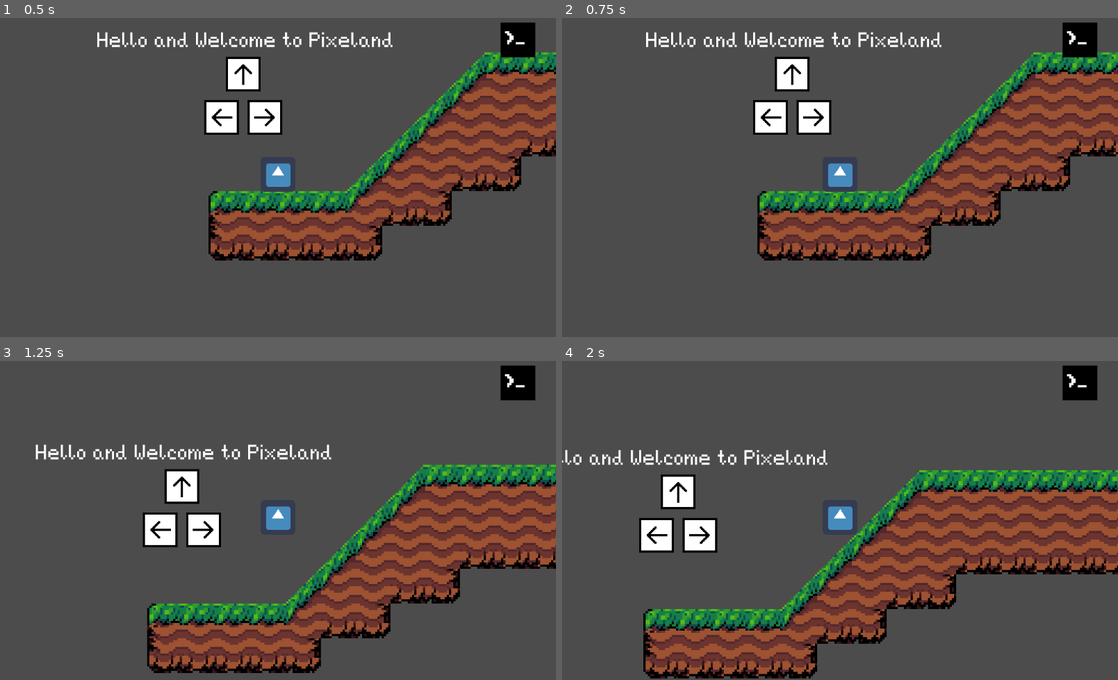
Above: before the commit, frames 1-4 (two rows, left to right).
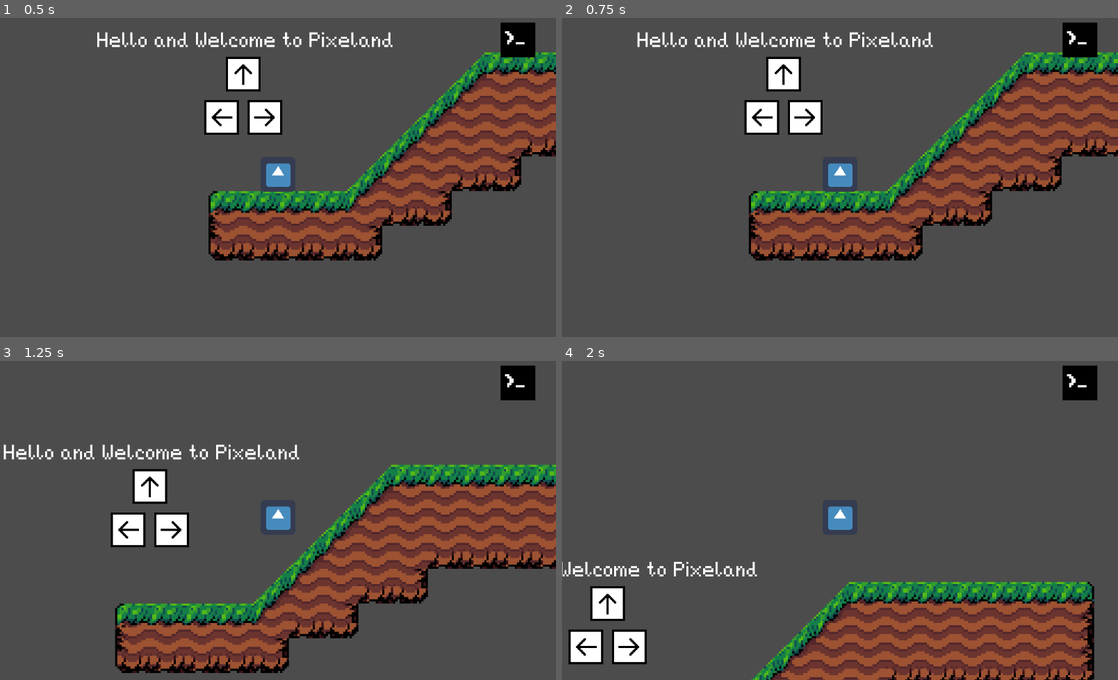
Above: after the commit, the same moments.

Repository: Tri-C-Games/CCC-Jam
Game: Godot game, scene res://World/Tutorial/Tutorial.tscn
The game is run twice, just before and just after one commit, with the same random seed, the same clock (stepped at 60 frames per second) and the same inputs. The engine's default icon, where the game draws it, is replaced by a stand-in: a white triangle on a blue panel in a dark square.
Inputs:
- Up to frame 1 (0.5 s): no input
- Up to frame 2 (0.75 s): hold D (move_right) from 0.53 s (still down)
- Up to frame 3 (1.25 s): keep holding D (move_right); tap W (jump) at 0.77 s
- Up to frame 4 (2 s): keep holding D (move_right); tap W (jump) at 1.52 s

Frame 1 is identical in both runs. In frame 2, 14% of the frame differs, in the area x 13-100%, y 4-77%; in frame 3, 18%; in frame 4, 43%, in the area x 0-100%, y 27-100%.

Commit message:
Improved the movement feel.

Diff:
--- a/Player/Scripts/Player.gd
+++ b/Player/Scripts/Player.gd
@@ -5,11 +5,11 @@
 var jump_pressed = false
 
 export (Curve) var acc_curve
-var max_speed = 300
-var max_acc = 30
+var max_speed = 600
+var max_acc = 70
 
 export (Curve) var friction_curve
-var max_friction = 15
+var max_friction = 60
 
 var coyoteTime= 0.2;#in seconds
 var pressedTime = 0.2 #in seconds, anti input frustration value
--- a/World/Tutorial/Tutorial.tscn
+++ b/World/Tutorial/Tutorial.tscn
@@ -347,7 +347,7 @@
 _data = [ Vector2( 0, 1 ), 0.0, 0.0, 0, 0, Vector2( 1, 0 ), -0.0109818, 0.0, 0, 0 ]
 
 [sub_resource type="Curve" id=25]
-_data = [ Vector2( 0.00238663, 0 ), 0.0, 0.0, 0, 0, Vector2( 1, 1 ), -0.0929045, 0.0, 0, 0 ]
+_data = [ Vector2( 0, 0 ), 0.0, 1.46504, 0, 0, Vector2( 1, 1 ), 0.0810449, 0.0, 0, 0 ]
 
 [node name="Tutorial" type="Node2D"]
 
